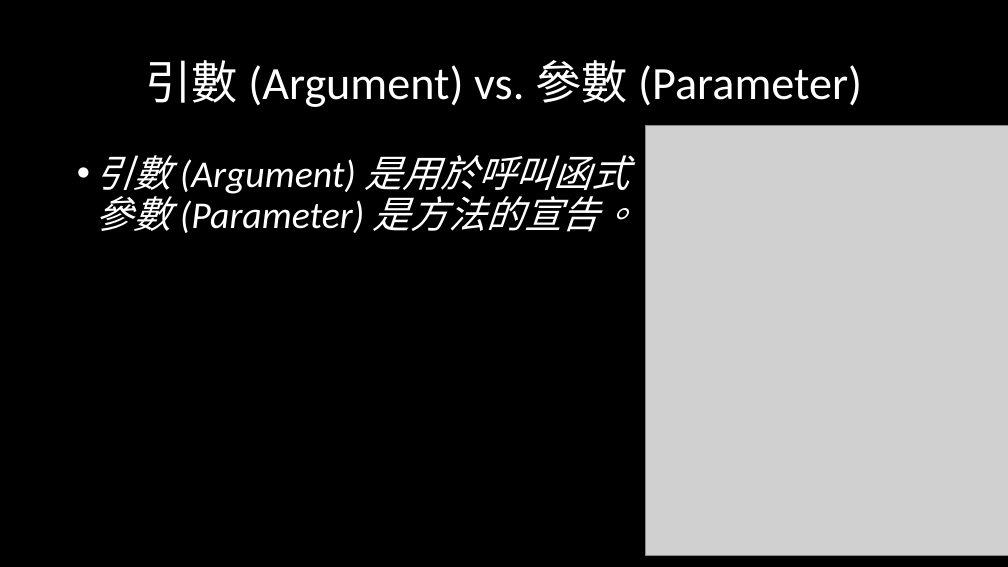
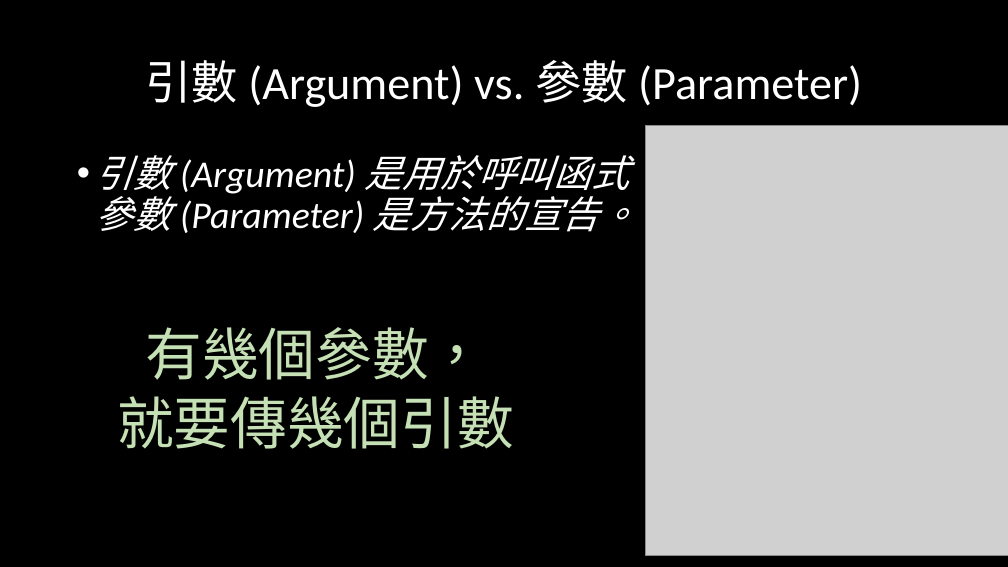
Before and after one commit to weermark/class, a slide deck: slide 7 of practical_class/class_ppt/0331程一實習.pptx. Drawn at 1008x567 pixels with LibreOffice and Linux fonts; fonts in the diff are those of the drawing; grey boxes stand for pictures. Boxes give left, top, right and bottom in pixels: in the first picture for what was removed or moved away, otherwise in the second. Text is boxed around its words. In the diff, an @@ line names an element or a change of style, - is before the commit and + after.

```diff
--- a/practical_class/class_ppt/0331程一實習.pptx
+++ b/practical_class/class_ppt/0331程一實習.pptx
@@ text added at (117,327,514,449), 54 pt, text #C5E0B4 @@
+有幾個參數，
+就要傳幾個引數
```
Also in this commit, not shown: 4 other slides changed, 1 slide added, 1 slide removed, 1 other file.
